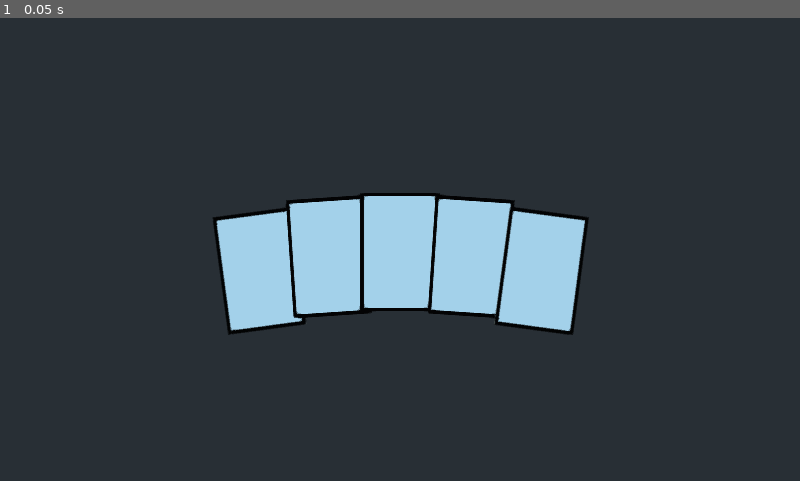
Above: before the commit, frame 1.
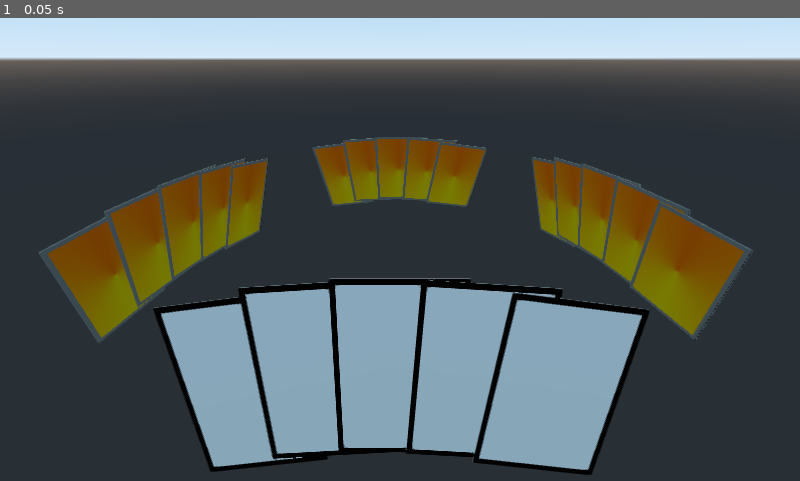
Above: after the commit, the same moment.

Repository: fourtf/quadro
Game: Godot game, scene res://game-scene.tscn
Same seed, same stepped clock (60 frames per second), same inputs: the game is played once before the commit and once after it.
Inputs:
- Up to frame 1 (0.05 s): no input

The runs differ from the first frame. In frame 1, 55% of the frame differs, in the area x 0-100%, y 0-99%.

Commit message:
added cards for multiple players

Diff:
--- a/game-logic.gd
+++ b/cards/card-set.gd
@@ -1,4 +1,4 @@
-extends Node
+extends Spatial
 
 var card_scene = load("res://cards/card.tscn")
 
@@ -6,6 +6,10 @@
 func _ready():
 	print("game_scene._ready")
 
+	# disable placeholder
+	$Placeholder.hide()
+
+	# add example cards
 	var card_count = 5
 
 	for i in range(card_count):
@@ -13,7 +17,7 @@
 		card.transform = card_transform(i, card_count)
 		self.add_child(card)
 
-const CARD_SPACING = 1.2
+const CARD_SPACING = 0.8
 const CARD_SCALE = 3
 
 func card_transform(index: int, total_card_count: int) -> Transform:
--- /dev/null
+++ b/cards/card-set.tscn
@@ -0,0 +1,13 @@
+[gd_scene load_steps=3 format=2]
+
+[ext_resource path="res://cards/card-set.gd" type="Script" id=1]
+
+[sub_resource type="CubeMesh" id=1]
+
+[node name="Spatial" type="Spatial"]
+script = ExtResource( 1 )
+
+[node name="Placeholder" type="MeshInstance" parent="."]
+transform = Transform( -3.32888e-08, -1.99348e-07, 9.72514, -0.166989, 1.91069e-15, -9.32125e-08, 0, -2.00797, -1.87168e-07, 0, 0, 0 )
+mesh = SubResource( 1 )
+material/0 = null
--- /dev/null
+++ b/game-scene.gd
@@ -0,0 +1 @@
+extends Node
--- a/game-scene.tscn
+++ b/game-scene.tscn
@@ -1,13 +1,28 @@
-[gd_scene load_steps=3 format=2]
+[gd_scene load_steps=4 format=2]
 
-[ext_resource path="res://game-logic.gd" type="Script" id=1]
+[ext_resource path="res://game-scene.gd" type="Script" id=1]
 [ext_resource path="res://default_env.tres" type="Environment" id=2]
+[ext_resource path="res://cards/card-set.tscn" type="PackedScene" id=3]
 
 [node name="Spatial" type="Spatial"]
 script = ExtResource( 1 )
 
+[node name="CardSet1" parent="." instance=ExtResource( 3 )]
+transform = Transform( 1, 0, 0, 0, 0.258819, -0.965926, 0, 0.965926, 0.258819, 0, 0, 0 )
+
+[node name="CardSet2" parent="." instance=ExtResource( 3 )]
+transform = Transform( -1, 0.00100546, -8.1333e-05, 0.000338793, 0.258819, -0.965926, -0.000950147, -0.965925, -0.258819, 0, 0, -20.8505 )
+
+[node name="CardSet3" parent="." instance=ExtResource( 3 )]
+transform = Transform( -0.258819, -0.933013, -0.25, -6.4397e-08, 0.258819, -0.965926, 0.965926, -0.25, -0.0669875, -11.7876, 0, -10.4813 )
+
+[node name="CardSet4" parent="." instance=ExtResource( 3 )]
+transform = Transform( -0.258819, 0.933013, 0.25, 4.2222e-08, 0.25882, -0.965926, -0.965926, -0.25, -0.0669875, 11.7876, 0, -10.707 )
+
 [node name="Camera" type="Camera" parent="."]
-transform = Transform( 1, 0, 0, 0, -4.37114e-08, 1, 0, -1, -4.37114e-08, 0, 17.1316, 0 )
+transform = Transform( 1, 0, 0, 0, 0.866025, 0.5, 0, -0.5, 0.866025, 0, 8.27639, 7.17609 )
+size = 0.1
+frustum_offset = Vector2( -0.003, 0 )
 
 [node name="WorldEnvironment" type="WorldEnvironment" parent="."]
 environment = ExtResource( 2 )
